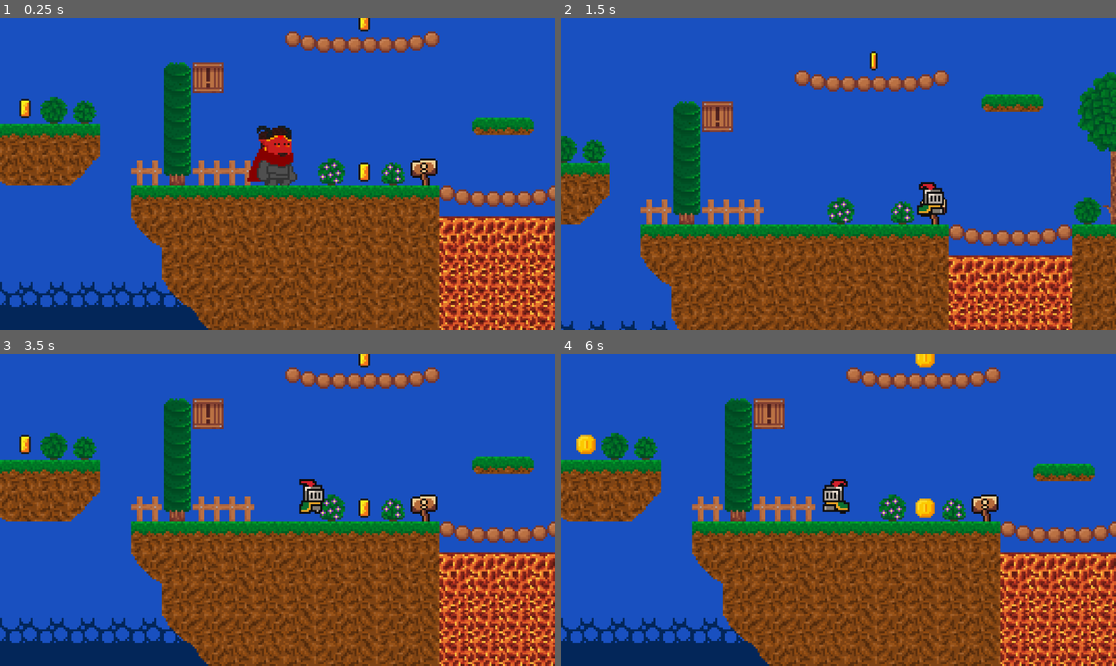
Above: before the commit, frames 1-4 (two rows, left to right).
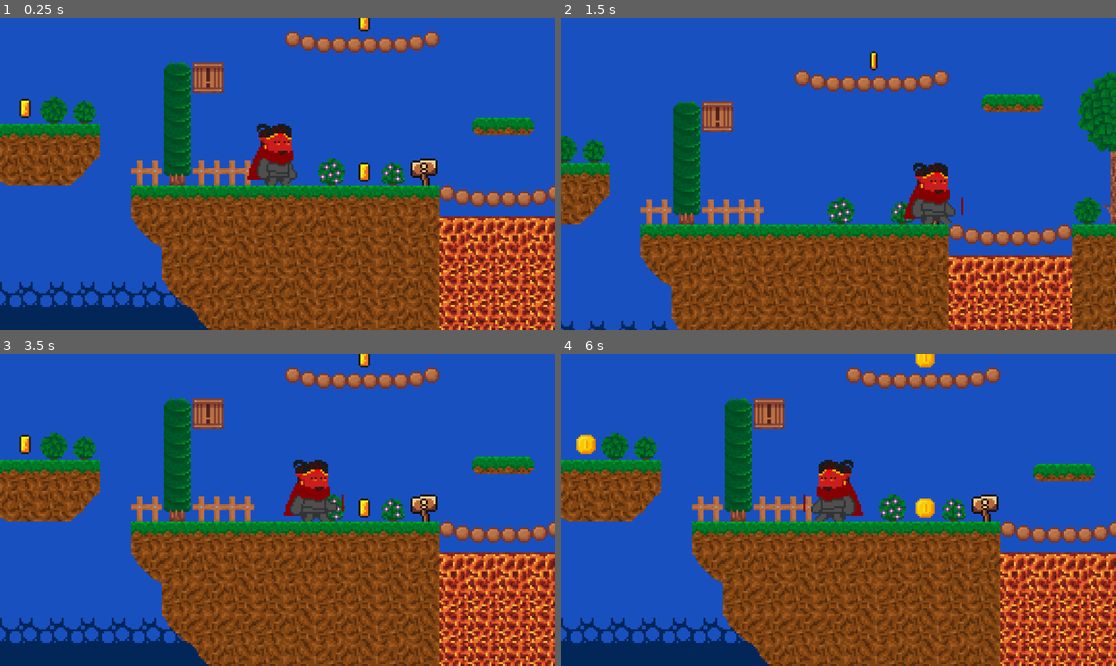
Above: after the commit, the same moments.

Repository: MikoBass/Godot_Movement_test
Game: Godot game, scene res://scenes/game.tscn
Same seed, same stepped clock (60 frames per second), same inputs: the game is played once before the commit and once after it.
Inputs:
- Up to frame 1 (0.25 s): no input
- Up to frame 2 (1.5 s): hold Down (crouch) 0.53-1.28 s; hold Right (move_right) from 0.53 s (still down); tap Space (jump) at 0.77 s; tap Down (crouch) at 1.35 s
- Up to frame 3 (3.5 s): tap Space (jump) at 1.52, 3.02 s; release Right (move_right) at 2.03 s; hold Left (move_left) 2.03-2.78 s; hold Down (crouch) 2.03-2.78 s; hold Right (move_right) from 2.78 s (still down); tap Down (crouch) at 2.85 s
- Up to frame 4 (6 s): hold Down (crouch) 3.53-4.28 s; tap Space (jump) at 3.77, 4.52 s; release Right (move_right) at 4.28 s; hold Left (move_left) 4.28-5.03 s; tap Down (crouch) at 4.35, 5.85 s; hold Right (move_right) 5.03-5.78 s; hold Down (crouch) 5.03-5.78 s; hold Left (move_left) from 5.78 s (still down)

The runs differ from the first frame. In frame 1, 0.5% of the frame differs, in the area x 44-54%, y 33-54%; in frame 2, 1.3%; in frame 3, 1.3%, in the area x 51-62%, y 33-54%; in frame 4, 1.3%.

Commit message:
walk cycle hell

Diff:
--- a/godot_movement_test/scenes/player.tscn
+++ b/godot_movement_test/scenes/player.tscn
@@ -257,10 +257,8 @@
 [node name="AnimatedSprite2D" type="AnimatedSprite2D" parent="."]
 position = Vector2(0, -12)
 sprite_frames = SubResource("SpriteFrames_500wl")
-animation = &"idle"
+animation = &"run"
 autoplay = "idle"
-frame = 3
-frame_progress = 0.342453
 
 [node name="CollisionShape2D" type="CollisionShape2D" parent="."]
 z_index = 5
Binary file changed: godot_movement_test/assets/sprites/knight.png
